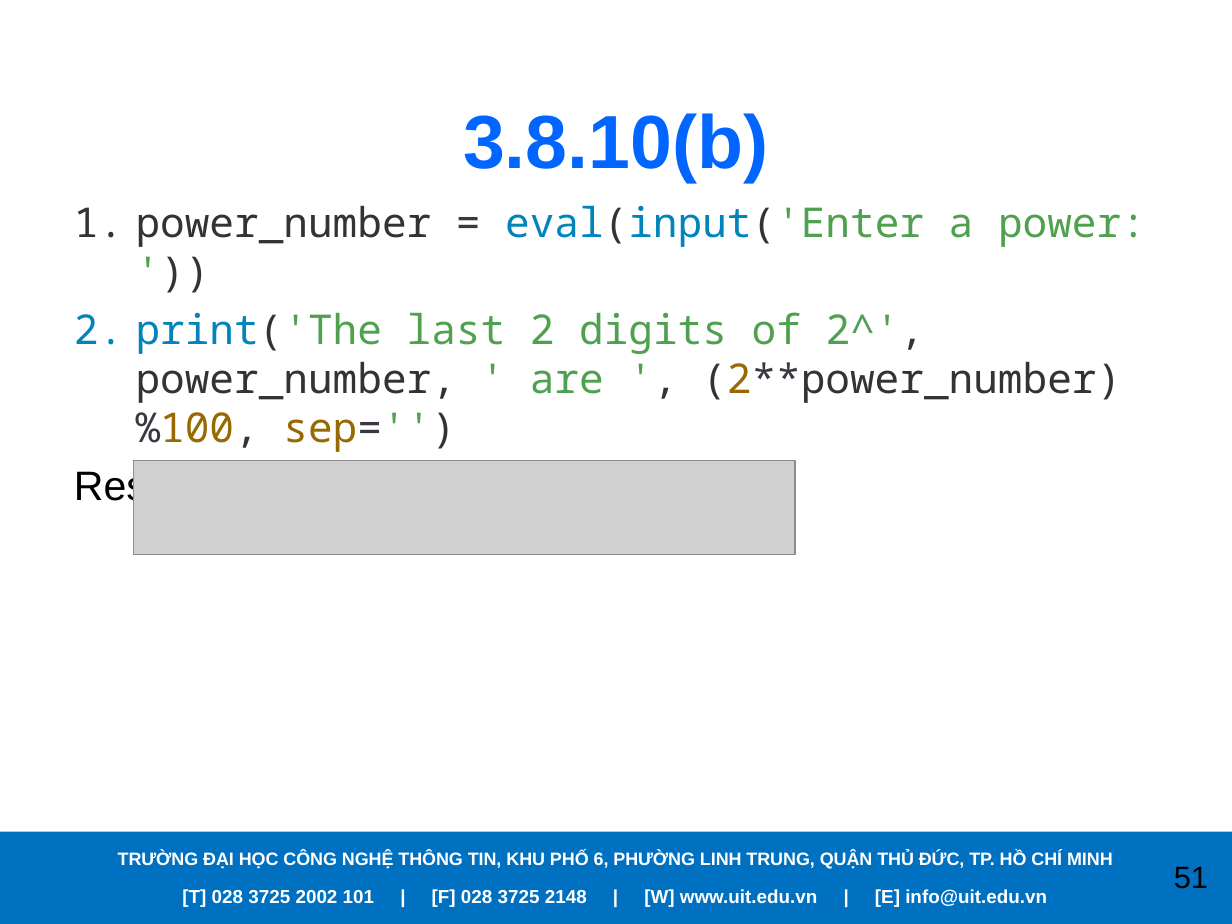
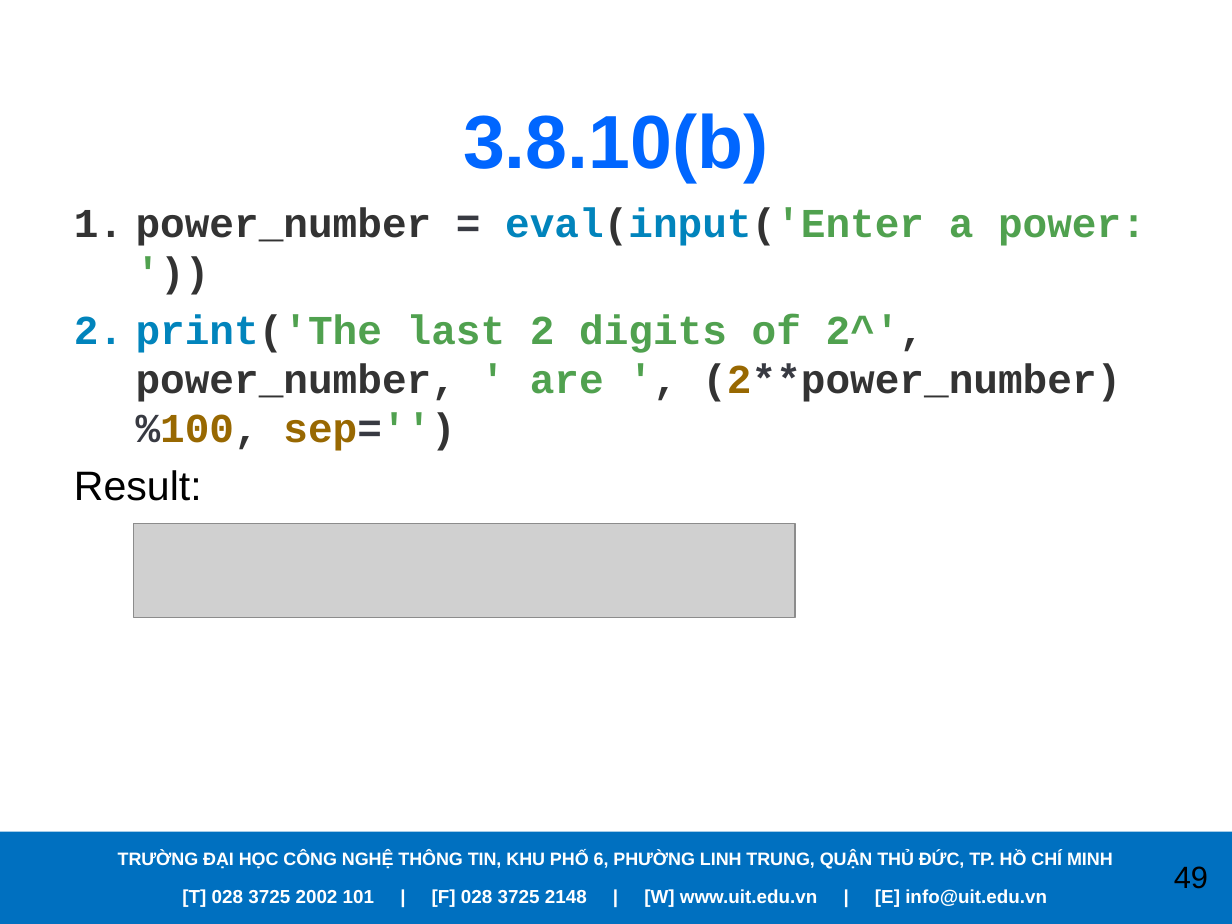
Before and after one commit to PhanVinhLong/APracticalIntroductionToPythonProgramming, a slide deck: slide 49 of Presentations/Chapter03.pptx (slide 51 before the commit). Drawn at 1232x924 pixels with LibreOffice and Linux fonts; fonts in the diff are those of the drawing; grey boxes stand for pictures; background and template pictures are left out. Boxes give left, top, right and bottom in pixels: in the first picture for what was removed or moved away, otherwise in the second. Text is boxed around its words. In the diff, an @@ line names an element or a change of style, - is before the commit and + after.

```diff
--- a/Presentations/Chapter03.pptx
+++ b/Presentations/Chapter03.pptx
@@ text at bbox=[136, 207, 1146, 451]: font Noto Sans Mono to Courier New, bold on @@
@@ picture: place and size @@
-picture at bbox=[133, 461, 795, 554]
+picture at bbox=[133, 524, 795, 617]
@@ page number at bbox=[1174, 866, 1208, 889]: text changed @@
-51
+49
```
Also in this commit, not shown: 23 other slides changed, 2 slides removed, 7 other files.
